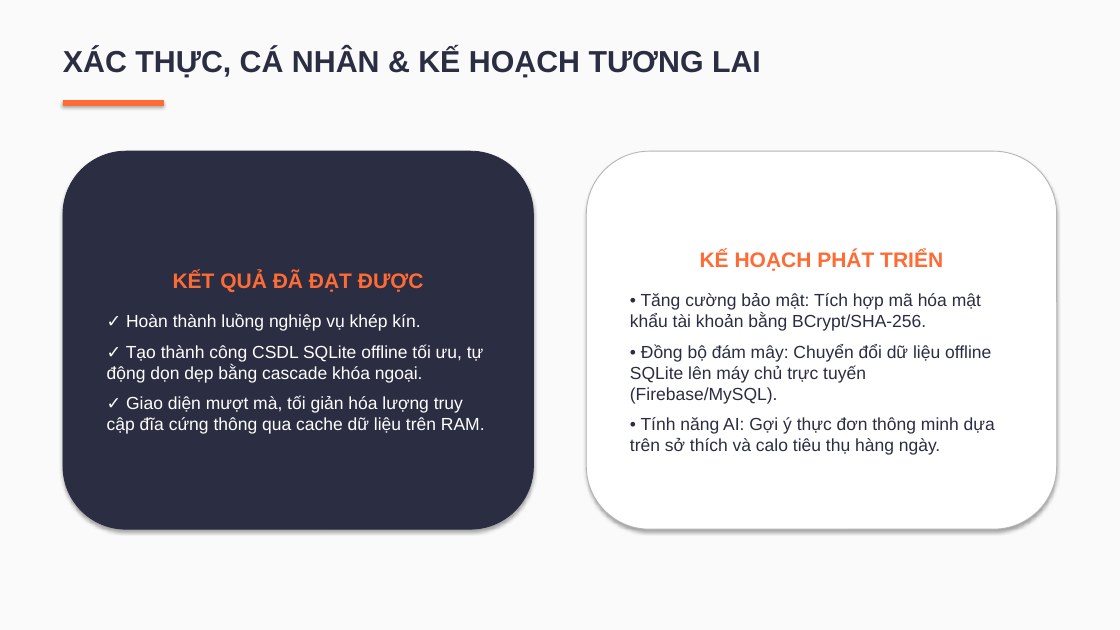
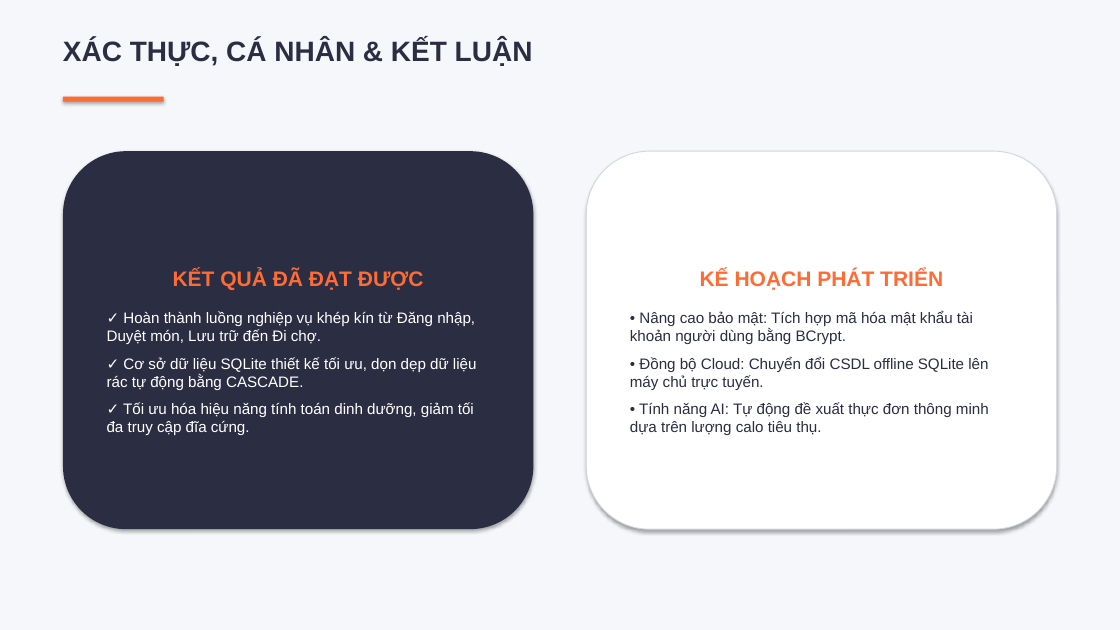
Before and after one commit to Hiu-Small/CookBook-AndroidApp, a slide deck: slide 10 of CookBook_Full_Presentation.pptx (slide 9 before the commit). Drawn at 1120x630 pixels with LibreOffice and Linux fonts; fonts in the diff are those of the drawing. Boxes give left, top, right and bottom in pixels: in the first picture for what was removed or moved away, otherwise in the second. Text is boxed around its words. In the diff, an @@ line names an element or a change of style, - is before the commit and + after.

```diff
--- a/CookBook_Full_Presentation.pptx
+++ b/CookBook_Full_Presentation.pptx
@@ background #FAFAFA to #F5F7FA @@
@@ text at [63,39,533,66]: text changed; size 26 to 24 pt @@
-XÁC THỰC, CÁ NHÂN & KẾ HOẠCH TƯƠNG LAI
+XÁC THỰC, CÁ NHÂN & KẾT LUẬN
@@ rectangle: place and size @@
-rectangle at [63,101,164,105]
+rectangle at [63,97,164,102]
@@ rectangle at [63,97,164,102]: outline #FF6B35 0.75 pt to none @@
@@ rounded rectangle "KẾT QUẢ ĐÃ ĐẠT ĐƯỢC" at [63,151,534,529]: outline #2B2D42 0.75 pt to none @@
@@ rounded rectangle "KẾ HOẠCH PHÁT TRIỂN" at [586,151,1057,529]: outline #B4B4B9 0.75 pt to #D2D7DF 0.75 pt @@
@@ text in rounded rectangle at [107,311,477,435]: text changed; size 15 to 13 pt @@
-✓ Hoàn thành luồng nghiệp vụ khép kín.
-✓ Tạo thành công CSDL SQLite offline tối ưu, tự động dọn dẹp bằng cascade khóa ngoại.
-✓ Giao diện mượt mà, tối giản hóa lượng truy cập đĩa cứng thông qua cache dữ liệu trên RAM.
+✓ Hoàn thành luồng nghiệp vụ khép kín từ Đăng nhập, Duyệt món, Lưu trữ đến Đi chợ.
+✓ Cơ sở dữ liệu SQLite thiết kế tối ưu, dọn dẹp dữ liệu rác tự động bằng CASCADE.
+✓ Tối ưu hóa hiệu năng tính toán dinh dưỡng, giảm tối đa truy cập đĩa cứng.
@@ text in rounded rectangle at [630,310,989,435]: text changed; size 15 to 13 pt @@
-• Tăng cường bảo mật: Tích hợp mã hóa mật khẩu tài khoản bằng BCrypt/SHA-256.
-• Đồng bộ đám mây: Chuyển đổi dữ liệu offline SQLite lên máy chủ trực tuyến (Firebase/MySQL).
-• Tính năng AI: Gợi ý thực đơn thông minh dựa trên sở thích và calo tiêu thụ hàng ngày.
+• Nâng cao bảo mật: Tích hợp mã hóa mật khẩu tài khoản người dùng bằng BCrypt.
+• Đồng bộ Cloud: Chuyển đổi CSDL offline SQLite lên máy chủ trực tuyến.
+• Tính năng AI: Tự động đề xuất thực đơn thông minh dựa trên lượng calo tiêu thụ.
```
Also in this commit, not shown: 5 other slides changed, 4 slides added, 3 slides removed, 4 other files.
